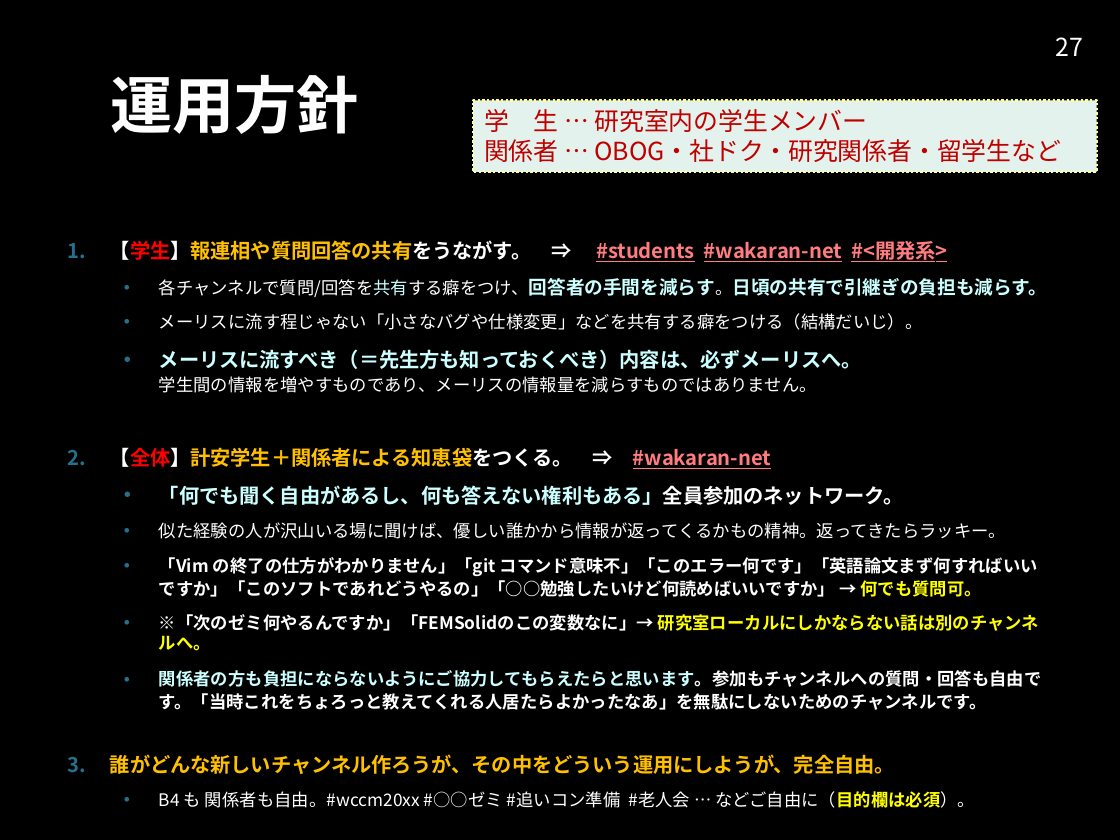
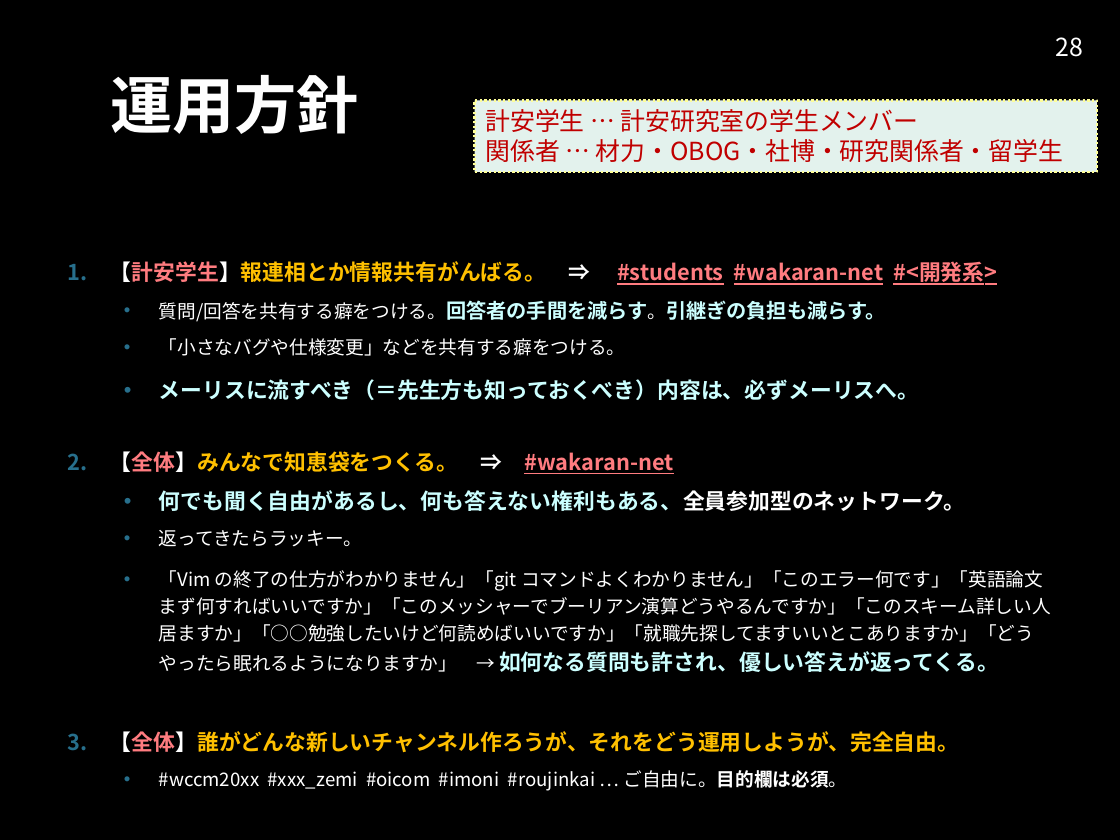
Before and after one commit to kottn/begin-slack, a slide deck: slide 28 of begin-slack.pptx (slide 27 before the commit). Drawn at 1120x840 pixels with LibreOffice and Linux fonts; fonts in the diff are those of the drawing; background and template pictures are left out. Boxes give left, top, right and bottom in pixels: in the first picture for what was removed or moved away, otherwise in the second. Text is boxed around its words. In the diff, an @@ line names an element or a change of style, - is before the commit and + after.

```diff
--- a/begin-slack.pptx
+++ b/begin-slack.pptx
@@ page number at box(1056, 37, 1084, 57): text changed @@
-27
+28
@@ text in rectangle at box(486, 109, 1063, 162): text changed @@
-学 生 … 研究室内の学生メンバー
-関係者 … OBOG・社ドク・研究関係者・留学生など
+計安学生 … 計安研究室の学生メンバー
+関係者 … 材力・OBOG・社博・研究関係者・留学生
@@ text at box(110, 261, 1051, 791): text changed; size 11.1 to 12 pt; bold off @@
-1. 【学生】報連相や質問回答の共有をうながす。 ⇒ #students #wakaran-net #<開発系>
-  • 各チャンネルで質問/回答を共有する癖をつけ、回答者の手間を減らす。日頃の共有で引継ぎの負担も減らす。
-  • メーリスに流す程じゃない「小さなバグや仕様変更」などを共有する癖をつける（結構だいじ）。
-  • メーリスに流すべき（＝先生方も知っておくべき）内容は、必ずメーリスへ。
-    学生間の情報を増やすものであり、メーリスの情報量を減らすものではありません。
-2. 【全体】計安学生＋関係者による知恵袋をつくる。 ⇒ #wakaran-net
-  • 「何でも聞く自由があるし、何も答えない権利もある」全員参加のネットワーク。
-  • 似た経験の人が沢山いる場に聞けば、優しい誰かから情報が返ってくるかもの精神。返ってきたらラッキー。
-  • 「Vim の終了の仕方がわかりません」「git コマンド意味不」「このエラー何です」「英語論文まず何すればいいですか」「このソフトであれどうやるの」「○○勉強したいけど何読めばいいですか」 → 何でも質問可。
-  • ※「次のゼミ何やるんですか」「FEMSolidのこの変数なに」→ 研究室ローカルにしかならない話は別のチャンネルへ。
-  • 関係者の方も負担にならないようにご協力してもらえたらと思います。参加もチャンネルへの質問・回答も自由です。「当時これをちょろっと教えてくれる人居たらよかったなあ」を無駄にしないためのチャンネルです。
-3. 誰がどんな新しいチャンネル作ろうが、その中をどういう運用にしようが、完全自由。
-  • B4 も 関係者も自由。#wccm20xx #○○ゼミ #追いコン準備 #老人会 … などご自由に（目的欄は必須）。
+1. 【計安学生】報連相とか情報共有がんばる。 ⇒ #students #wakaran-net #<開発系>
+  • 質問/回答を共有する癖をつける。回答者の手間を減らす。引継ぎの負担も減らす。
+  • 「小さなバグや仕様変更」などを共有する癖をつける。
+  • メーリスに流すべき（＝先生方も知っておくべき）内容は、必ずメーリスへ。
+2. 【全体】みんなで知恵袋をつくる。 ⇒ #wakaran-net
+  • 何でも聞く自由があるし、何も答えない権利もある、全員参加型のネットワーク。
+  • 返ってきたらラッキー。
+  • 「Vim の終了の仕方がわかりません」「git コマンドよくわかりません」「このエラー何です」「英語論文まず何すればいいですか」「このメッシャーでブーリアン演算どうやるんですか」「このスキーム詳しい人居ますか」「○○勉強したいけど何読めばいいですか」「就職先探してますいいとこありますか」「どうやったら眠れるようになりますか」 → 如何なる質問も許され、優しい答えが返ってくる。
+3. 【全体】誰がどんな新しいチャンネル作ろうが、それをどう運用しようが、完全自由。
+  • #wccm20xx #xxx_zemi #oicom #imoni #roujinkai … ご自由に。目的欄は必須。
```
Also in this commit, not shown: 18 other slides changed, 2 slides added, 1 slide removed, 1 other file.
